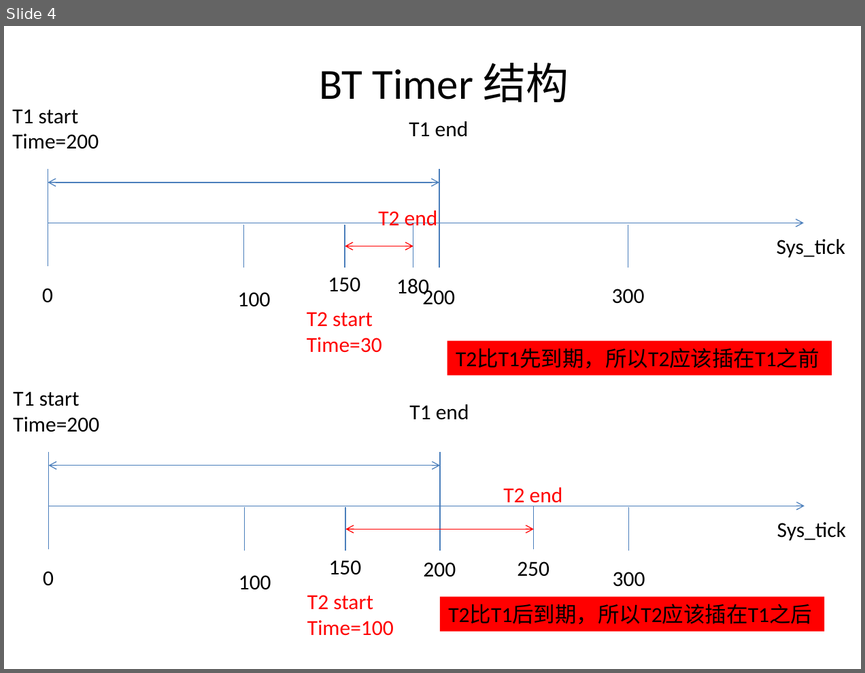
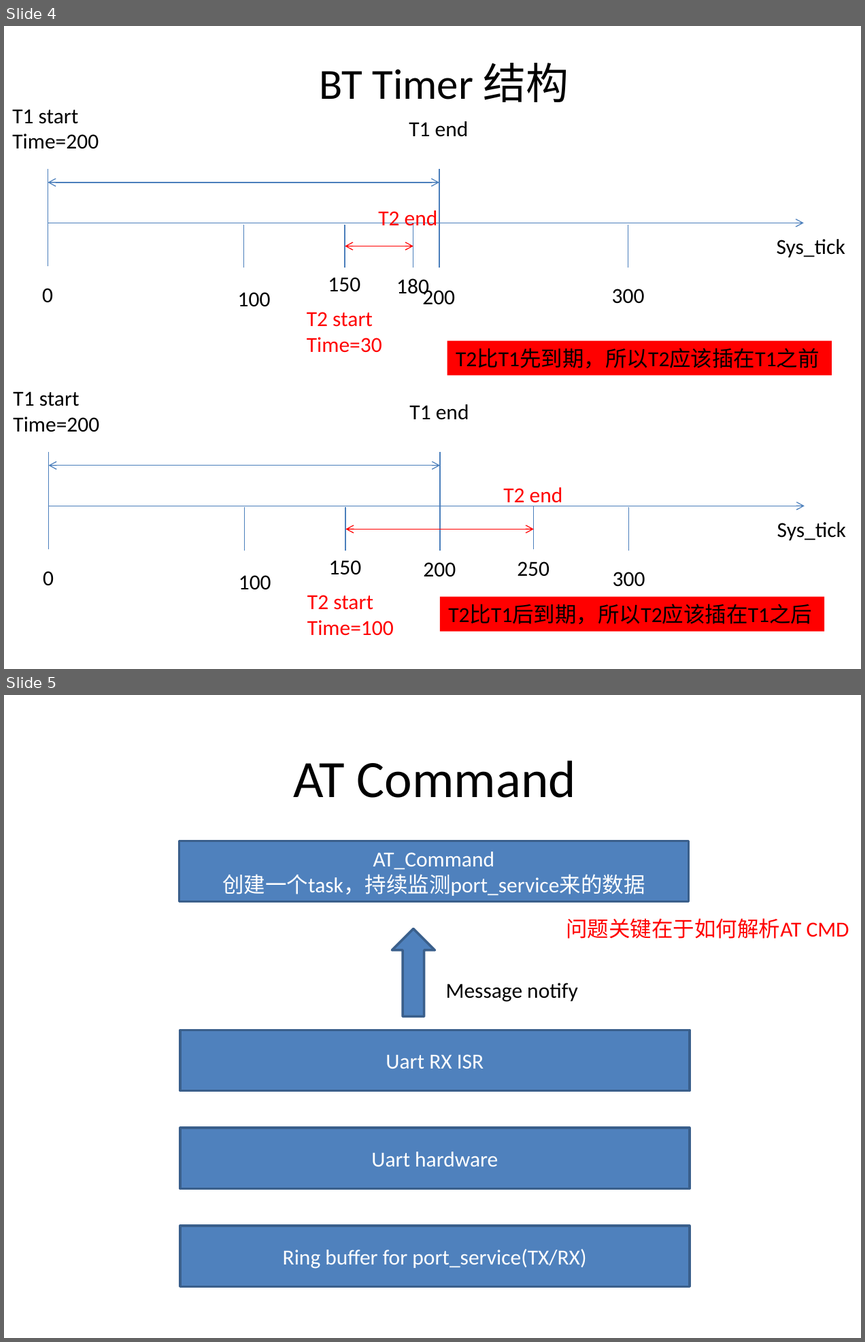
Before and after one commit to xihua13104/blue_angel, a slide deck: bluetooth_basic_v0.1/Doc/软件架构.pptx. Shown one above the other, each under a label of ours: slide 4 before the commit, slides 4 and 5 after it. The pictures are 865x673 and 865x1342 pixels, drawn with LibreOffice and Linux fonts; fonts in the diff are those of the drawing. Boxes give left, top, right and bottom in pixels: in the first picture for what was removed or moved away, otherwise in the second. Text is boxed around its words. In the diff, an @@ line names an element or a change of style, - is before the commit and + after.

```diff
--- a/bluetooth_basic_v0.1/Doc/软件架构.pptx
+++ b/bluetooth_basic_v0.1/Doc/软件架构.pptx
@@ slide 5 added at <box>4,695,861,1338</box>, background #FFFFFF @@
@@ title added at <box>293,760,576,798</box>, 44 pt, text #000000 @@
+AT Command
@@ rectangle added at <box>179,841,687,902</box>, fill #4F81BD, outline #3A5F8C 2 pt, 18 pt, text #FFFFFF @@
+AT_Command
+创建一个task，持续监测port_service来的数据
@@ text added at <box>566,918,849,938</box>, 18 pt, text #FF0000 @@
+问题关键在于如何解析AT CMD
@@ up arrow added at <box>392,929,435,1016</box>, fill #4F81BD, outline #3A5F8C 2 pt @@
@@ text added at <box>446,983,578,1002</box>, 18 pt, text #000000 @@
+Message notify
@@ rectangle added at <box>181,1030,689,1091</box>, fill #4F81BD, outline #3A5F8C 2 pt, 18 pt, text #FFFFFF @@
+Uart RX ISR
@@ rectangle added at <box>181,1127,689,1189</box>, fill #4F81BD, outline #3A5F8C 2 pt, 18 pt, text #FFFFFF @@
+Uart hardware
@@ rectangle added at <box>181,1225,689,1286</box>, fill #4F81BD, outline #3A5F8C 2 pt, 18 pt, text #FFFFFF @@
+Ring buffer for port_service(TX/RX)
```
Also in this commit, not shown: 3 other slides changed, 3 other slides added, 15 other files.
